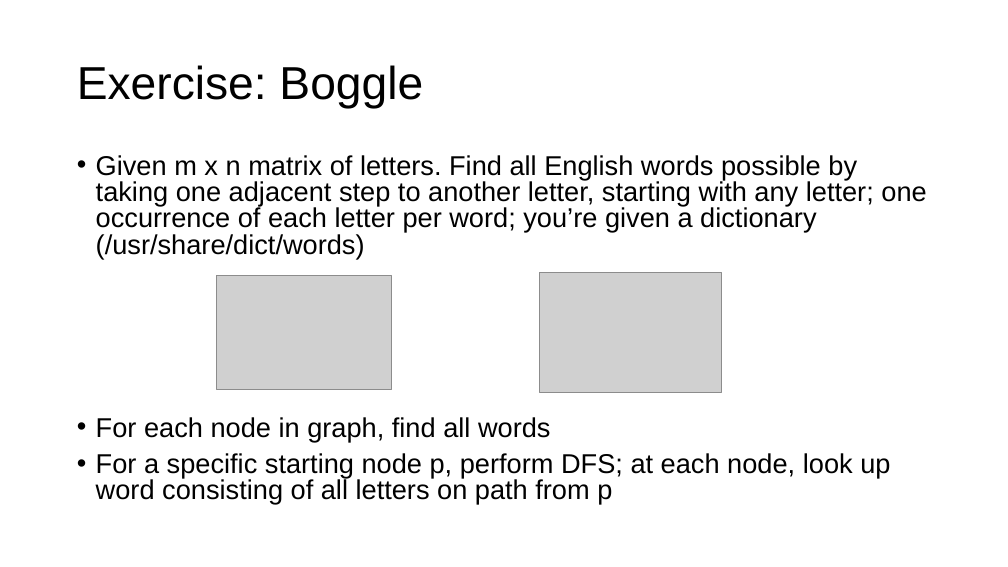
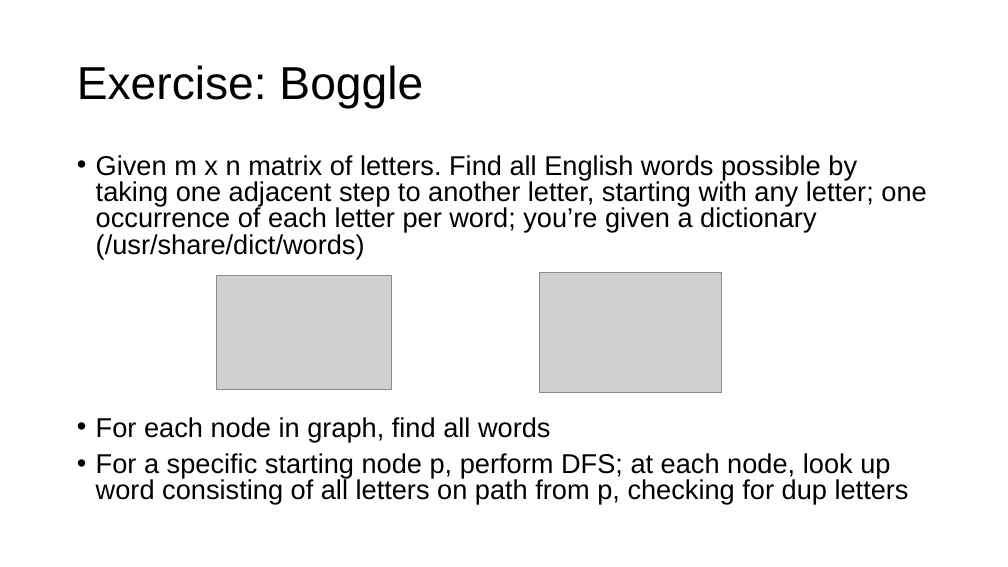
Before and after one commit to parrt/msds689, a slide deck: slide 32 of notes/graphs.pptx. Drawn at 1008x567 pixels with LibreOffice and Linux fonts; fonts in the diff are those of the drawing; grey boxes stand for pictures; background and template pictures are left out. Boxes give left, top, right and bottom in pixels: in the first picture for what was removed or moved away, otherwise in the second. Text is boxed around its words. In the diff, an @@ line names an element or a change of style, - is before the commit and + after.

```diff
--- a/notes/graphs.pptx
+++ b/notes/graphs.pptx
@@ text at box(96, 453, 909, 504): text changed @@
-• For a specific starting node p, perform DFS; at each node, look up word consisting of all letters on path from p
+• For a specific starting node p, perform DFS; at each node, look up word consisting of all letters on path from p, checking for dup letters
```
Also in this commit, not shown: 1 other slide changed, 1 other file.
